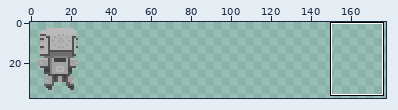
Two versions of one sprite sheet, Assets/Images/Enemies/sabot.png. The first picture is a wide view before the edit; the outline marks the close-up.
Close-up. Before the edit:
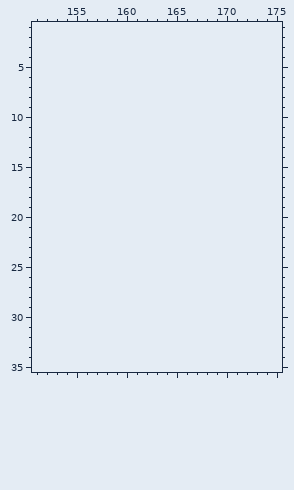
The file is 30x40 pixels. Colours within 5 levels of each other are drawn and written as one. Shown: x 151..175, y 1..35. The old version is drawn lined up with the new one, on the new canvas. The wide view leaves out empty margins. The commit also changed other parts of the picture, which this record leaves out.
Palette (. is transparent): 
Now the later version:
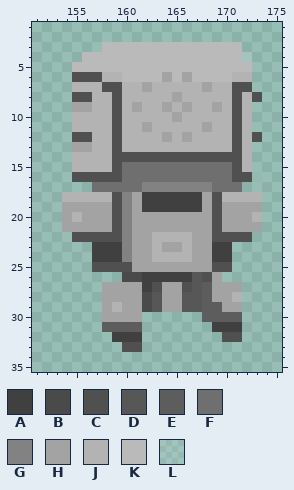
Colours new in this view: A #404040  B #4a4a4a  C #505050  D #575757  E #5d5d5d  F #706f6f  G #828282  H #a3a3a3  J #b4b3b3  K #bbbaba  L #ffffff1a
Changes in this commit:
{"change": "canvas 30x40 -> 180x40"}
{"y":3,"x":158,"old":"..............","new":"KKKKKKKKKKKKKK"}
{"y":4,"x":156,"old":".................","new":"KKKKKKKKKKKKKKKKL"}
{"y":5,"x":155,"old":"..................","new":"KKKKKKKKKKKKKKKKKK"}
{"y":6,"x":155,"old":"..................","new":"CCCJJKKKKHKHKKKKJJ"}
{"y":7,"x":155,"old":"..................","new":"JJJCCJJHJJJJJHJJCC"}
{"y":8,"x":155,"old":"...................","new":"CCJJCJJJJJHJJJJJCJC"}
{"y":9,"x":155,"old":"..................","new":"HHJJCJHJJHJHJJHJCJ"}
{"y":10,"x":155,"old":"..................","new":"JJJJCJJJJJHJJJJJCJ"}
{"y":11,"x":155,"old":"..................","new":"JJJJCJJHJJJJJHJJCJ"}
{"y":12,"x":155,"old":"...................","new":"CCJJCJJJJHJHJJJJCJC"}
{"y":13,"x":155,"old":"..................","new":"HHJJCJJJJJJJJJJJCJ"}
{"y":14,"x":155,"old":"..................","new":"JJJJCCCCCCCCCCCCCJ"}
{"y":15,"x":155,"old":"..................","new":"JJJJCFFFFFFFFFFFCJ"}
{"y":16,"x":155,"old":"...................","new":"CCCCCFFFFFFFFFFFCCL"}
{"y":17,"x":157,"old":"...............","new":"FFFFFGGGGGGGFFF"}
{"y":18,"x":154,"old":"....................","new":"JJJJJCGHAAAAAAHCJJJJ"}
{"y":19,"x":154,"old":"....................","new":"HHHHHCGHAAAAAAHCHHHH"}
{"y":20,"x":154,"old":"....................","new":"HJHHHCGHHHHHHHHCHHHJ"}
{"y":21,"x":154,"old":"....................","new":"HHHHHCGHHHHHHHHCHHHH"}
{"y":22,"x":155,"old":"..................","new":"CCCCCGHHJJJJHHCCCC"}
{"y":23,"x":157,"old":"..............","new":"AAAGHHJHHJHHAA"}
{"y":24,"x":157,"old":"..............","new":"AAAGHHJJJJHHAA"}
{"y":25,"x":157,"old":"..............","new":"CCCCHHHHHHHHCC"}
{"y":26,"x":160,"old":"..........","new":"BBAAAAADCH"}
{"y":27,"x":158,"old":"..............","new":"HHHHACHHCDEHHH"}
{"y":28,"x":158,"old":"..............","new":"HHHHBDHHDDEHHJ"}
{"y":29,"x":158,"old":"..............","new":"HJHHBDHHDDEEHH"}
{"y":30,"x":158,"old":"....","new":"HHHH"}
{"y":30,"x":168,"old":"....","new":"EEEE"}
{"y":31,"x":158,"old":"....","new":"EEEE"}
{"y":31,"x":169,"old":"...","new":"AAA"}
{"y":32,"x":159,"old":"...","new":"AAA"}
{"y":32,"x":170,"old":"..","new":"CC"}
{"y":33,"x":160,"old":"..","new":"CC"}
{"label":"added","picture_box":[62,42,262,352]}
